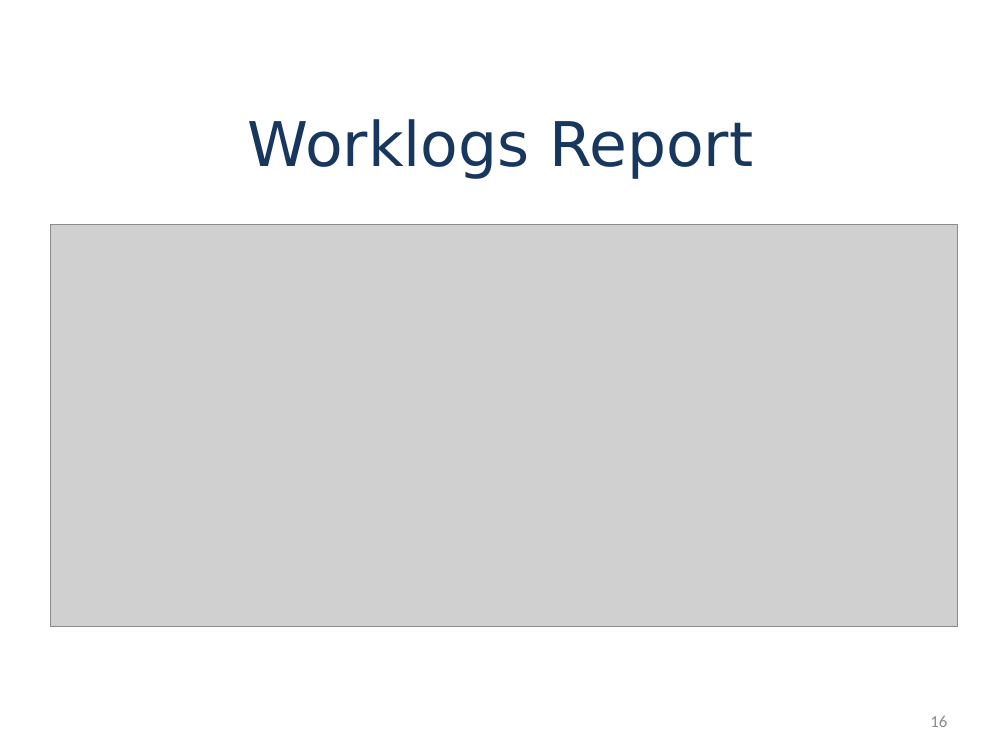
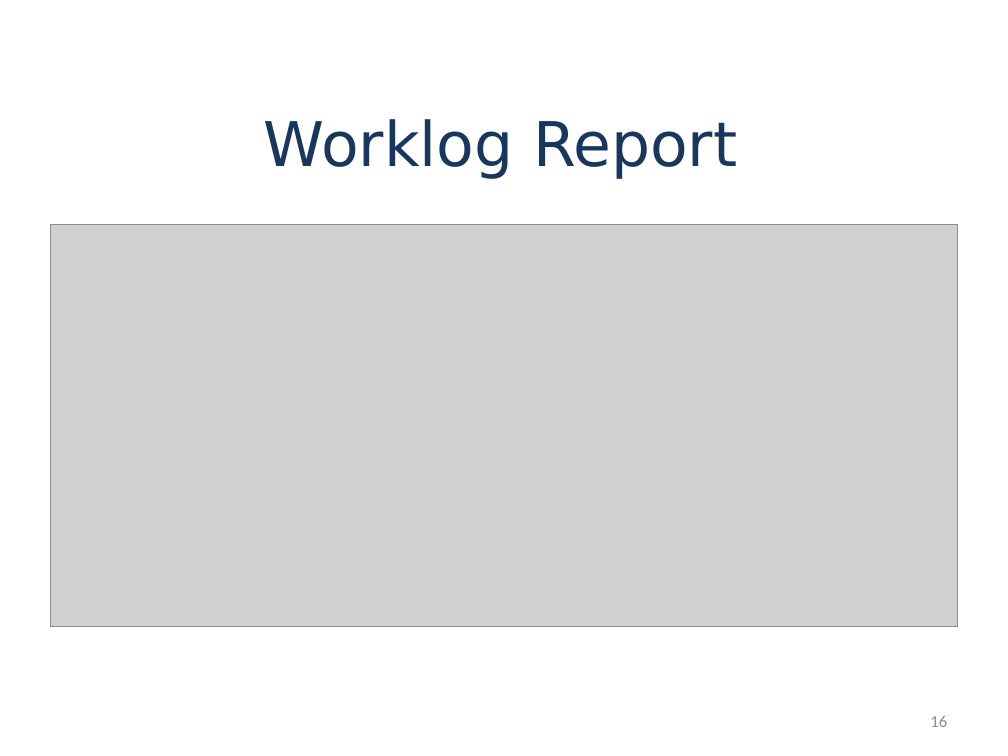
Before and after one commit to chursin-andrey/project-jastt, a slide deck: slide 16 of presentation/jastt.pptx. Drawn at 1008x756 pixels with LibreOffice and Linux fonts; fonts in the diff are those of the drawing; grey boxes stand for pictures; background and template pictures are left out. Boxes give left, top, right and bottom in pixels: in the first picture for what was removed or moved away, otherwise in the second. Text is boxed around its words. In the diff, an @@ line names an element or a change of style, - is before the commit and + after.

Commit message:
Presentation slides headers were changed. Structure for design and architecture slide was edited. New worklog report example was added.

```diff
--- a/presentation/jastt.pptx
+++ b/presentation/jastt.pptx
@@ title at (264, 119, 737, 179): text changed @@
-Worklogs Report
+Worklog Report
```
Also in this commit, not shown: 5 other slides changed, 1 slide added, 1 slide removed, 5 other files.
